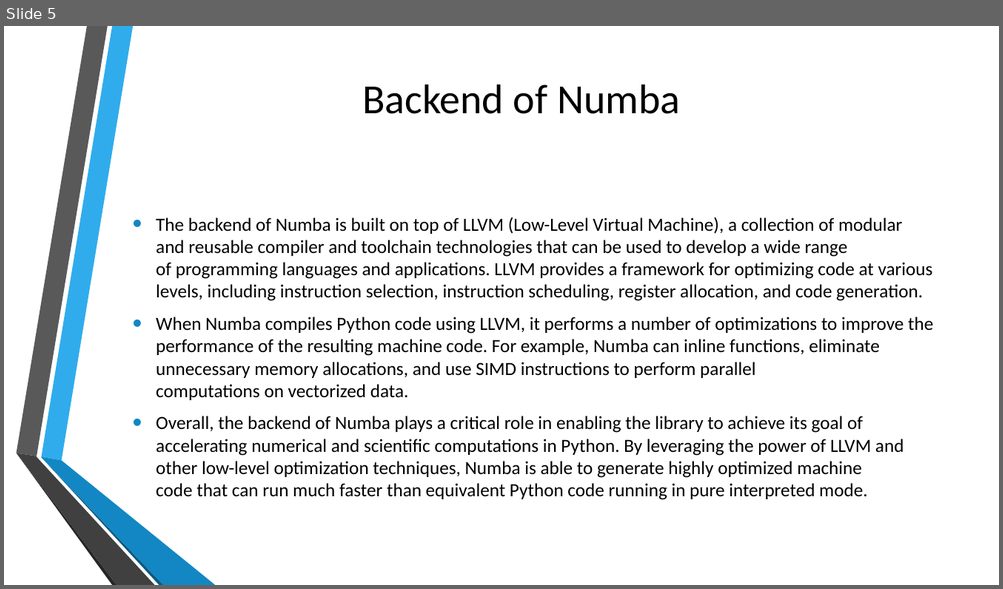
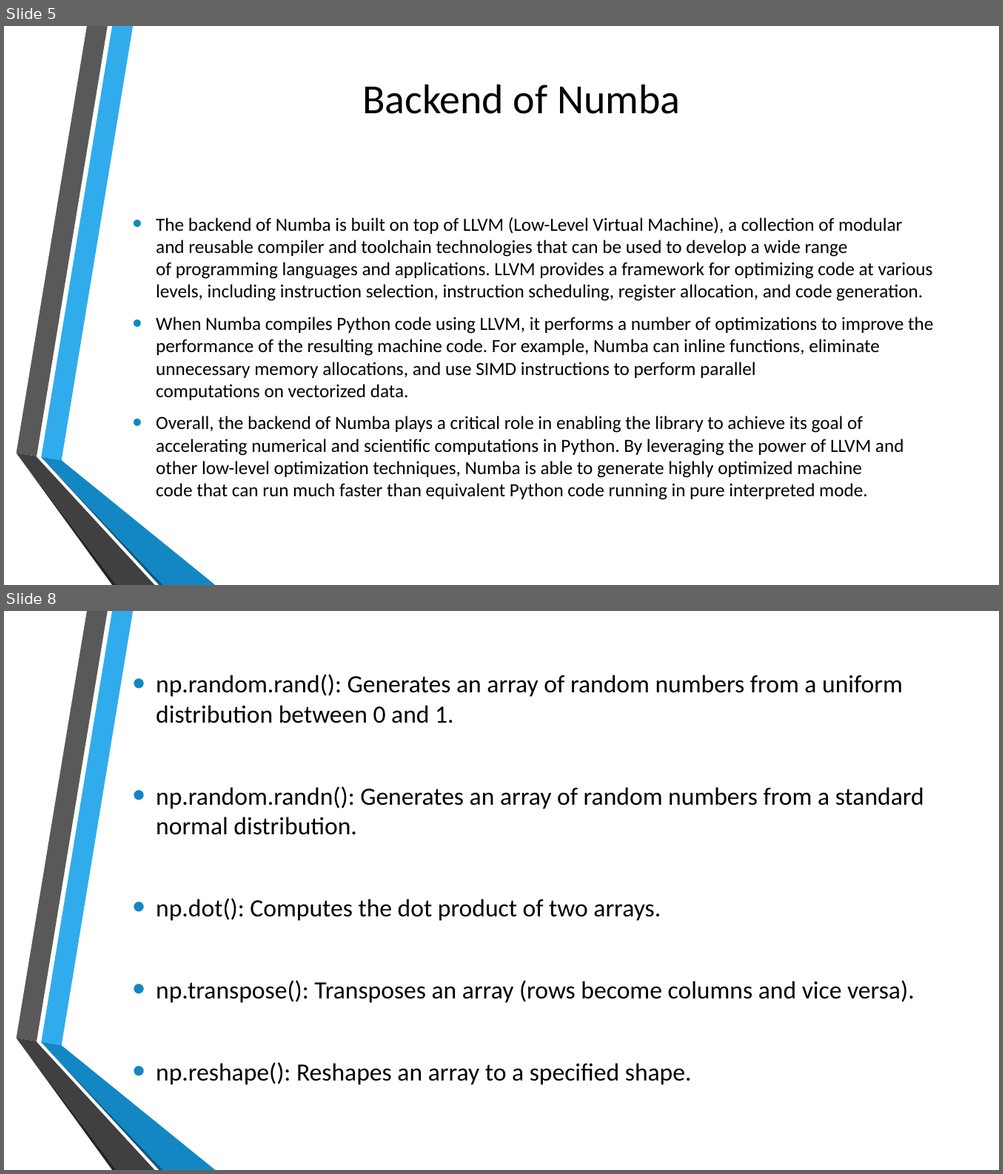
Before and after one commit to DevNerds2020/Numba-Numpy, a slide deck: Numba-Numpy.pptx. Shown one above the other, each under a label of ours: slide 5 before the commit, slides 5 and 8 after it; the slides between them are not shown. The pictures are 1003x589 and 1003x1174 pixels, drawn with LibreOffice and Linux fonts; fonts in the diff are those of the drawing; background and template pictures are left out. Boxes give left, top, right and bottom in pixels: in the first picture for what was removed or moved away, otherwise in the second. Text is boxed around its words. In the diff, an @@ line names an element or a change of style, - is before the commit and + after.

```diff
--- a/Numba-Numpy.pptx
+++ b/Numba-Numpy.pptx
@@ slide 8 added at [4, 611, 999, 1170], background picture (left out); not listed: 6 template elements that a slide beside it also shows @@
@@ text added at [156, 674, 924, 1085], 24 pt, text #000000 @@
+• np.random.rand(): Generates an array of random numbers from a uniform distribution between 0 and 1.
+• np.random.randn(): Generates an array of random numbers from a standard normal distribution.
+• np.dot(): Computes the dot product of two arrays.
+• np.transpose(): Transposes an array (rows become columns and vice versa).
+• np.reshape(): Reshapes an array to a specified shape.
```
Also in this commit, not shown: 1 slide changed, 4 other slides added, 3 other files.
